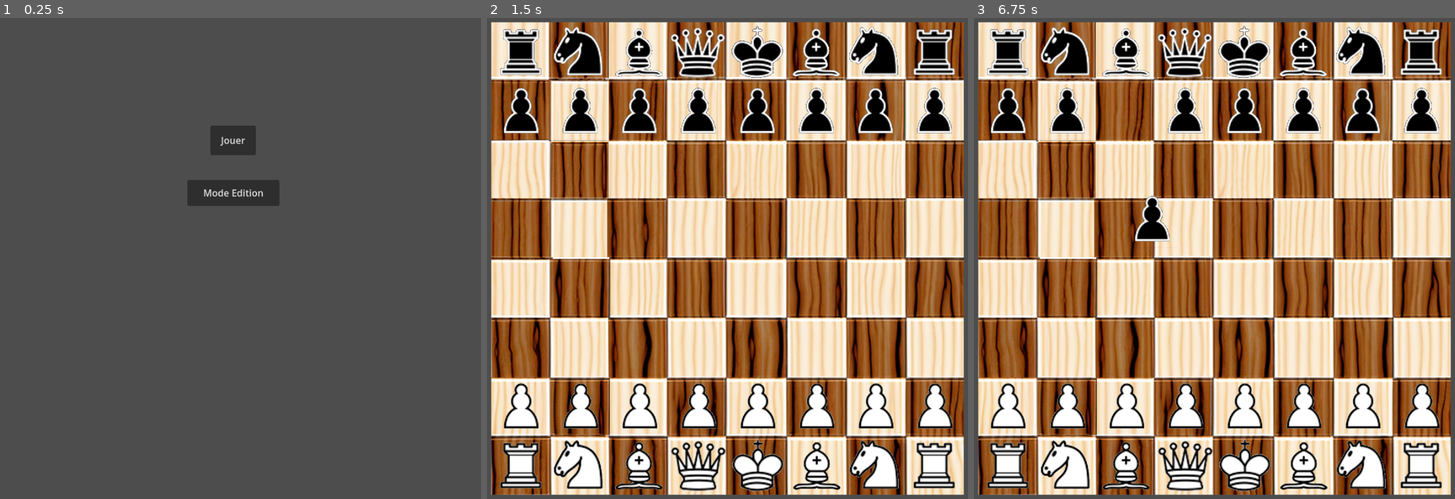
Above: before the commit, frames 1-3 (left to right).
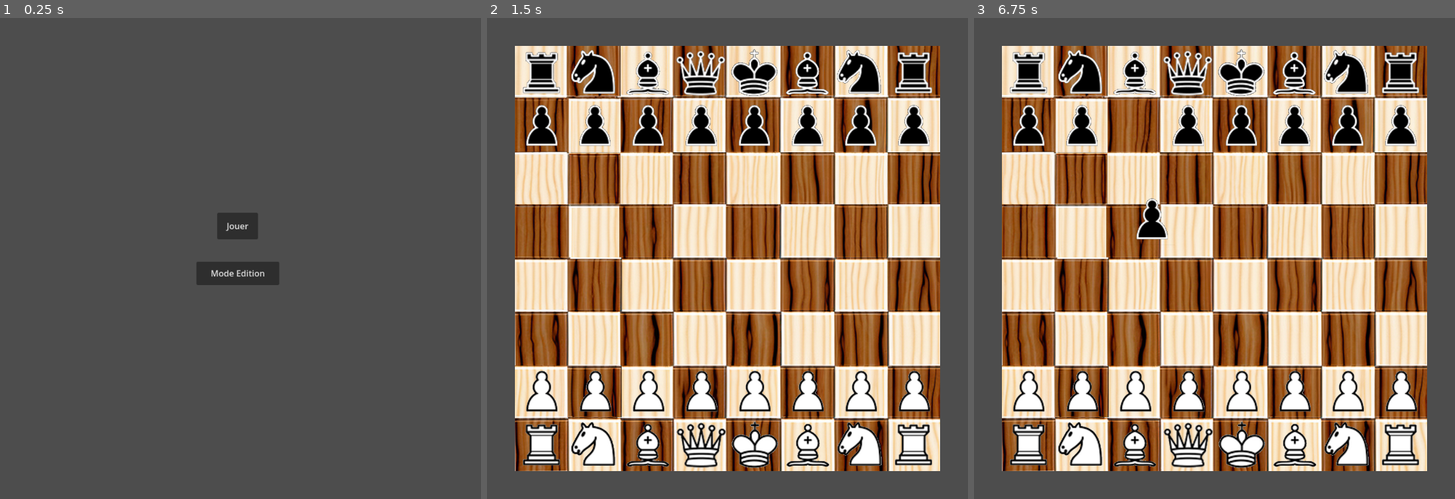
Above: after the commit, the same moments.

Repository: FabriceValmont/ChessGame-in-Godot4
Game: Godot game, scene res://Scene/menu.tscn
Same seed, same stepped clock (60 frames per second), same inputs: the game is played once before the commit and once after it.
Inputs (mouse positions are in pixels of both pictures, inside the frame that each line leads up to):
- Up to frame 1 (0.25 s): no input
- Up to frame 2 (1.5 s): click "Jouer" at 0.5 s; tap Enter at 1.25 s; move the mouse to (842, 229) at 1.27 s; hold Shift from 1.28 s (still down); click (842, 229) at 1.42 s
- Up to frame 3 (6.75 s): release Shift at 2 s; tap Space at 2, 3.5, 5 s; drag from (1108, 287) to (1007, 407) at 2.02 s; tap Enter at 2.75, 4.25 s; move the mouse to (1267, 143) at 2.77 s; tap Ctrl at 2.85 s; click (1267, 143) at 2.92 s; drag from (1185, 364) to (1065, 407) at 3.52 s; move the mouse to (1373, 340) at 4.27 s; tap Alt at 4.35 s; click (1373, 340) at 4.42 s; drag from (1055, 176) to (1127, 407) at 5.02 s; move the mouse to (1243, 258) at 5.77 s; hold Shift 5.78-6.5 s; click (1243, 258) at 5.92 s; drag from (1132, 123) to (1185, 407) at 6.52 s

The runs differ from the first frame. In frame 1, 2.8% of the frame differs, in the area x 38-59%, y 22-56%; in frame 2, 77%, in the area x 0-100%, y 0-100%; in frame 3, 76%.

Commit message:
Changement taille écran

Diff:
--- a/Scene/gameScreen.tscn
+++ b/Scene/gameScreen.tscn
@@ -5,4 +5,4 @@
 [node name="gameScreen" type="Node2D"]
 
 [node name="ChessBoard" parent="." instance=ExtResource("1_867go")]
-position = Vector2(50, 50)
+position = Vector2(100, 100)
--- a/Scene/menu.tscn
+++ b/Scene/menu.tscn
@@ -9,18 +9,18 @@
 
 [node name="Play" type="Button" parent="."]
 layout_mode = 0
-offset_left = 399.0
-offset_top = 225.0
-offset_right = 476.0
-offset_bottom = 275.0
+offset_left = 456.0
+offset_top = 414.0
+offset_right = 533.0
+offset_bottom = 464.0
 text = "Jouer"
 
 [node name="EditorMod" type="Button" parent="."]
 layout_mode = 0
-offset_left = 360.0
-offset_top = 317.0
-offset_right = 516.0
-offset_bottom = 361.0
+offset_left = 417.0
+offset_top = 506.0
+offset_right = 573.0
+offset_bottom = 550.0
 text = "Mode Edition"
 
 [connection signal="pressed" from="Play" to="." method="_on_play_pressed"]
--- a/Script/variable_global.gd
+++ b/Script/variable_global.gd
@@ -366,11 +366,11 @@
 
 func enPassantFinish():
 	print("Enter in enPassantFinish")
-	if get_node("/root/ChessBoard") != null:
-		var numberOfChildren = get_node("/root/ChessBoard").get_child_count()
+	if get_node("/root/gameScreen/ChessBoard") != null:
+		var numberOfChildren = get_node("/root/gameScreen/ChessBoard").get_child_count()
 
 		for f in range(numberOfChildren):
-			var piece = get_node("/root/ChessBoard").get_child(f)
+			var piece = get_node("/root/gameScreen/ChessBoard").get_child(f)
 			var pieceName = piece.get_name()
 			if turnWhite == true:
 				if pieceName.begins_with("PawnWhite"):
--- a/project.godot
+++ b/project.godot
@@ -21,5 +21,5 @@
 
 [display]
 
-window/size/viewport_width=900
-window/size/viewport_height=900
+window/size/viewport_width=1000
+window/size/viewport_height=1000
